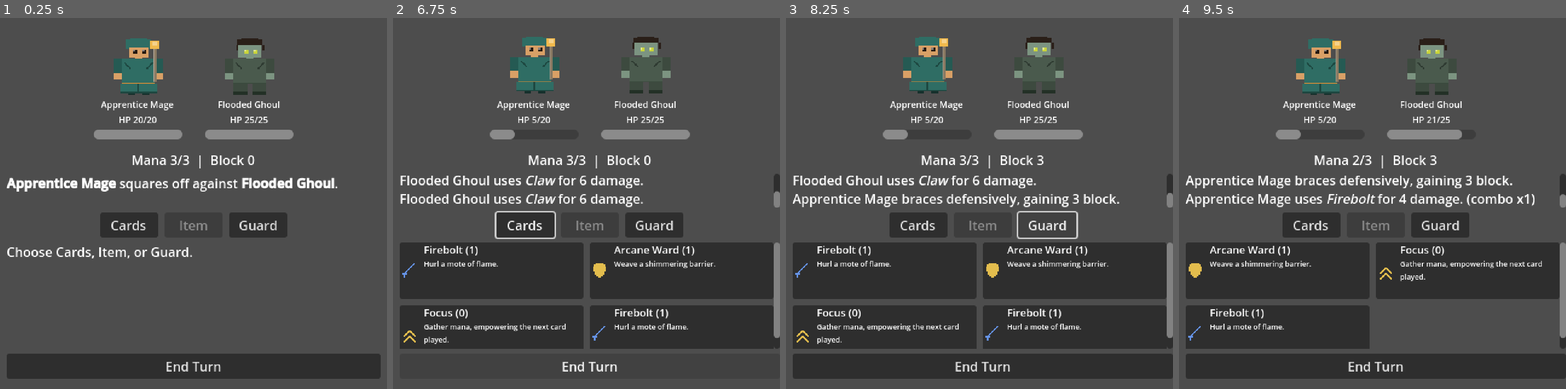
Above: before the commit, frames 1-4 (left to right).
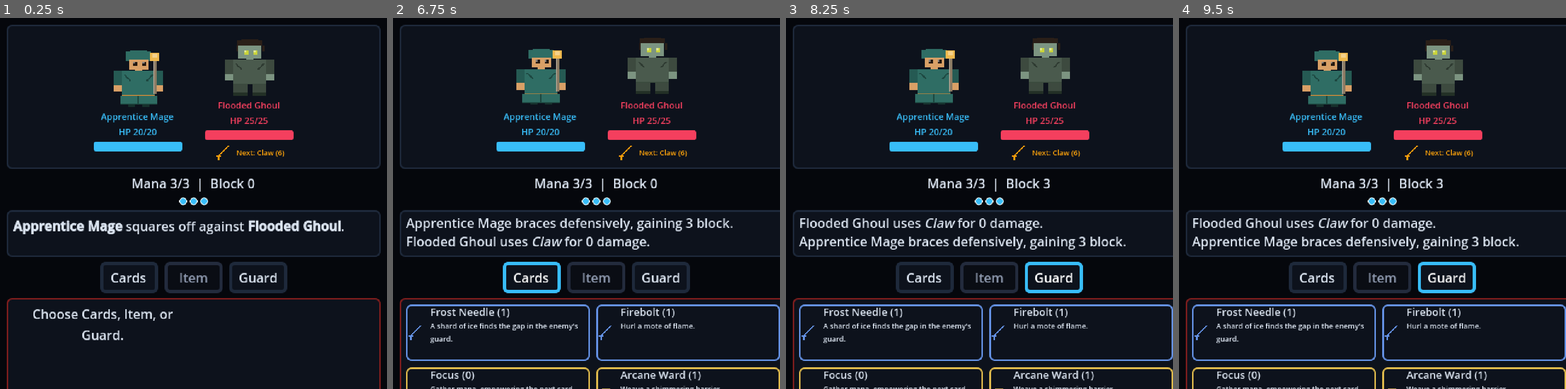
Above: after the commit, the same moments.

Repository: LupangSyS/PulseAI
Game: Godot game, scene res://scenes/combat.tscn
Two runs of this game, one before a commit and one after it. Both use one fixed random seed, a clock stepped at 60 frames per second and the inputs below. This scene is started directly instead of the project's main scene.
Inputs (mouse positions are in pixels of both pictures, inside the frame that each line leads up to):
- Up to frame 1 (0.25 s): no input
- Up to frame 2 (6.75 s): click "Cards" at 0.5 s; click "Cards" at 1.25 s; click "Guard" at 2 s; click (586, 366) at 2.75 s, where only the run before the commit has a clickable "End Turn"; tap Enter at 3.5, 6.5 s; hold Right (ui_right) 3.53-4.28 s; hold Down (ui_down) 4.28-5.03 s; tap Space at 5 s; hold Right (ui_right) 5.03-5.78 s; hold Up (ui_up) 5.78-6.53 s; hold Left (ui_left) from 6.53 s (still down)
- Up to frame 3 (8.25 s): release Left (ui_left) at 8 s; click "Guard" at 8 s
- Up to frame 4 (9.5 s): click (1275, 270) at 8.77 s

The runs differ from the first frame. In frame 1, 98% of the frame differs, in the area x 0-100%, y 0-100%; in frame 2, 97%; in frame 3, 97%; in frame 4, 97%.

Commit message:
Overhaul combat UI with a real theme, intent telegraph, and hit juice
Combat was still rendering with Godot's completely default widget theme
- flat gray buttons, no panels, no accent colors - which is why it kept
reading as unfinished despite everything else built on top of it. This
replaces that with an actual dark atmospheric theme (bordered panels
for the arena/log/tray, per-side HP bar colors, a shared Theme resource
so every dynamically-created card/item button picks it up automatically)
plus mana shown as pips and type-tinted card borders.

The substantive addition is a real intent telegraph: enemies now show
their next move (icon + name + value) a full player turn in advance
instead of attacking blind, re-rolling if a mid-boss stage transition
swaps their move list. Damage/heal/block also spawn a floating number
over the affected portrait and a brief screen-shake on hits.

Not ported: a real-time animated canvas battle scene (a different
rendering architecture, not a reskin) and new action-economy mechanics
(stagger gauge, mana-generating basic attack, flee command) - those are
game-design decisions, not visual polish, and weren't asked for.

Validated headlessly: clean import, a full player-turn card-play cycle
screenshotted under Xvfb to confirm the theme/intent/floating-number/
mana-pip rendering for real (not just structurally), a real global-rect
overflow check, and a multi-turn fight through an actual mini-boss
stage transition to confirm intent re-rolls correctly across the phase
swap.

Co-Authored-By: Claude Sonnet 5 <noreply@anthropic.com>
Claude-Session: https://claude.ai/code/session_01P5dwagSojk6u8oWg1L4kN1

Diff:
--- a/scripts/combat/combat.gd
+++ b/scripts/combat/combat.gd
@@ -64,6 +64,7 @@
 var player_hp_bar: ProgressBar
 var enemy_hp_bar: ProgressBar
 var player_stat_label: Label
+var mana_pip_row: HBoxContainer
 var log_label: RichTextLabel
 var menu_row: HBoxContainer
 var menu_cards_button: Button
@@ -73,6 +74,29 @@
 var card_grid: GridContainer
 var end_turn_button: Button
 var continue_button: Button
+var arena_row: HBoxContainer
+var enemy_intent_icon: TextureRect
+var enemy_intent_label: Label
+
+## The monster's next move, pre-rolled and displayed a full player turn in
+## advance (Slay the Spire-style intent telegraph) rather than picked blind
+## when their turn arrives - see _enemy_turn. {} means "no intent yet"
+## (battle just started) or "enemy is dead", both of which hide the display.
+var enemy_intent: Dictionary = {}
+
+## Palette for the combat scene's theme/panels/accents - see _build_theme.
+## Kept as named constants rather than inlined so the "player=cyan,
+## enemy=rose, warning=amber" color language stays consistent across the
+## HP bars, name labels, and intent readout.
+const COL_BG := Color("#05070c")
+const COL_PANEL_BG := Color("#0d121c")
+const COL_PANEL_BORDER := Color("#1e293b")
+const COL_HAZARD_BORDER := Color("#7f1d1d")
+const COL_PLAYER := Color("#38bdf8")
+const COL_ENEMY := Color("#f43f5e")
+const COL_WARNING := Color("#f59e0b")
+const COL_TEXT := Color("#dbe4f0")
+const COL_TEXT_DIM := Color("#8b96ab")
 
 var player_portrait: TextureRect
 var enemy_portrait: TextureRect
@@ -112,6 +136,13 @@
 ## left, and an unbounded hand row could run past the right edge).
 func _build_ui() -> void:
 	set_anchors_and_offsets_preset(Control.PRESET_FULL_RECT)
+	theme = _build_theme()
+
+	var backdrop := ColorRect.new()
+	backdrop.color = COL_BG
+	backdrop.set_anchors_and_offsets_preset(Control.PRESET_FULL_RECT)
+	backdrop.mouse_filter = Control.MOUSE_FILTER_IGNORE
+	add_child(backdrop)
 
 	var margin := MarginContainer.new()
 	margin.set_anchors_and_offsets_preset(Control.PRESET_FULL_RECT)
@@ -124,12 +155,17 @@
 	margin.add_child(root_box)
 
 	# --- Arena: player (left) vs. enemy (right), each with a portrait,
-	# name + HP readout, and a visual HP bar.
-	var arena_row := HBoxContainer.new()
+	# name + HP readout, and a visual HP bar. Wrapped in a dark bordered
+	# panel (the "stage") instead of sitting bare on the background.
+	var arena_panel := PanelContainer.new()
+	arena_panel.add_theme_stylebox_override("panel", _panel_style(COL_PANEL_BORDER))
+	root_box.add_child(arena_panel)
+
+	arena_row = HBoxContainer.new()
 	arena_row.alignment = BoxContainer.ALIGNMENT_CENTER
 	arena_row.add_theme_constant_override("separation", 28)
 	arena_row.custom_minimum_size = Vector2(0, 150)
-	root_box.add_child(arena_row)
+	arena_panel.add_child(arena_row)
 
 	var player_panel := VBoxContainer.new()
 	player_panel.alignment = BoxContainer.ALIGNMENT_CENTER
@@ -137,8 +173,9 @@
 	player_portrait = _make_portrait()
 	player_panel.add_child(player_portrait)
 	player_name_label = _make_centered_label(11)
+	player_name_label.add_theme_color_override("font_color", COL_PLAYER)
 	player_panel.add_child(player_name_label)
-	player_hp_bar = _make_hp_bar()
+	player_hp_bar = _make_hp_bar(COL_PLAYER)
 	player_panel.add_child(player_hp_bar)
 
 	var enemy_panel := VBoxContainer.new()
@@ -147,20 +184,53 @@
 	enemy_portrait = _make_portrait()
 	enemy_panel.add_child(enemy_portrait)
 	enemy_name_label = _make_centered_label(11)
+	enemy_name_label.add_theme_color_override("font_color", COL_ENEMY)
 	enemy_panel.add_child(enemy_name_label)
-	enemy_hp_bar = _make_hp_bar()
+	enemy_hp_bar = _make_hp_bar(COL_ENEMY)
 	enemy_panel.add_child(enemy_hp_bar)
 
-	# --- Compact resource/block readout beneath the arena.
+	# --- Intent telegraph: what the enemy is about to do, visible for the
+	# whole player turn so a hit can actually be planned around instead of
+	# just reacted to after the fact - see enemy_intent's doc comment.
+	var intent_row := HBoxContainer.new()
+	intent_row.alignment = BoxContainer.ALIGNMENT_CENTER
+	intent_row.add_theme_constant_override("separation", 4)
+	enemy_panel.add_child(intent_row)
+
+	enemy_intent_icon = TextureRect.new()
+	enemy_intent_icon.custom_minimum_size = Vector2(14, 14)
+	enemy_intent_icon.stretch_mode = TextureRect.STRETCH_KEEP_ASPECT_CENTERED
+	enemy_intent_icon.texture_filter = CanvasItem.TEXTURE_FILTER_NEAREST
+	enemy_intent_icon.modulate = COL_WARNING
+	intent_row.add_child(enemy_intent_icon)
+
+	enemy_intent_label = Label.new()
+	enemy_intent_label.add_theme_font_size_override("font_size", 9)
+	enemy_intent_label.add_theme_color_override("font_color", COL_WARNING)
+	intent_row.add_child(enemy_intent_label)
+
+	# --- Compact resource/block readout beneath the arena, plus mana shown
+	# as pips (filled = available) for an at-a-glance read alongside the
+	# exact numbers in the text.
 	player_stat_label = _make_centered_label()
 	root_box.add_child(player_stat_label)
 
+	mana_pip_row = HBoxContainer.new()
+	mana_pip_row.alignment = BoxContainer.ALIGNMENT_CENTER
+	mana_pip_row.add_theme_constant_override("separation", 3)
+	root_box.add_child(mana_pip_row)
+
 	# --- Battle log: fixed height, does not expand.
+	var log_panel := PanelContainer.new()
+	log_panel.add_theme_stylebox_override("panel", _panel_style(COL_PANEL_BORDER))
+	root_box.add_child(log_panel)
+
 	log_label = RichTextLabel.new()
 	log_label.custom_minimum_size = Vector2(0, 42)
 	log_label.bbcode_enabled = true
 	log_label.scroll_following = true
-	root_box.add_child(log_label)
+	log_label.add_theme_color_override("default_color", COL_TEXT)
+	log_panel.add_child(log_label)
 
 	# --- Action menu: Cards / Item / Guard (FF/Pokemon-style turn input).
 	menu_row = HBoxContainer.new()
@@ -189,11 +259,16 @@
 	# --- Card/item tray: a fixed-size scroll area holding a 2-column grid,
 	# so entries wrap to a new row instead of running off the right edge,
 	# and any overflow (more rows than fit) scrolls instead of pushing
-	# End Turn off-screen.
+	# End Turn off-screen. Wrapped in a hazard-bordered panel (the action
+	# zone) to distinguish it from the arena/log's neutral panels.
+	var tray_panel := PanelContainer.new()
+	tray_panel.add_theme_stylebox_override("panel", _panel_style(COL_HAZARD_BORDER))
+	root_box.add_child(tray_panel)
+
 	card_scroll = ScrollContainer.new()
 	card_scroll.custom_minimum_size = Vector2(0, 132)
 	card_scroll.horizontal_scroll_mode = ScrollContainer.SCROLL_MODE_DISABLED
-	root_box.add_child(card_scroll)
+	tray_panel.add_child(card_scroll)
 
 	card_grid = GridContainer.new()
 	card_grid.columns = 2
@@ -212,6 +287,47 @@
 	continue_button.visible = false
 	continue_button.pressed.connect(_on_continue_pressed)
 	root_box.add_child(continue_button)
+
+## Builds the dark, bordered "combat terminal" look shared by every panel
+## and button in this scene from one place, so a future palette tweak is a
+## one-function edit instead of hunting down N inline StyleBoxFlats. Applied
+## as this Control's own `theme` (see _build_ui), so every child Button/
+## Label/PanelContainer picks it up automatically, including ones created
+## later by _make_tray_button for cards/items.
+func _build_theme() -> Theme:
+	var t := Theme.new()
+
+	t.set_stylebox("panel", "PanelContainer", _panel_style(COL_PANEL_BORDER))
+
+	var btn_normal := _panel_style(COL_PANEL_BORDER, 4)
+	var btn_hover := _panel_style(COL_PLAYER, 4)
+	var btn_pressed := _panel_style(COL_PLAYER, 4)
+	btn_pressed.bg_color = Color("#182335")
+	var btn_disabled := _panel_style(Color("#232b3d"), 4)
+	btn_disabled.bg_color = Color("#0a0d14")
+
+	t.set_stylebox("normal", "Button", btn_normal)
+	t.set_stylebox("hover", "Button", btn_hover)
+	t.set_stylebox("pressed", "Button", btn_pressed)
+	t.set_stylebox("focus", "Button", btn_hover)
+	t.set_stylebox("disabled", "Button", btn_disabled)
+	t.set_color("font_color", "Button", COL_TEXT)
+	t.set_color("font_hover_color", "Button", Color.WHITE)
+	t.set_color("font_disabled_color", "Button", COL_TEXT_DIM)
+
+	t.set_color("font_color", "Label", COL_TEXT)
+	t.set_color("font_color", "RichTextLabel", COL_TEXT)
+
+	return t
+
+func _panel_style(border: Color, border_width: int = 2) -> StyleBoxFlat:
+	var style := StyleBoxFlat.new()
+	style.bg_color = COL_PANEL_BG
+	style.border_color = border
+	style.set_border_width_all(border_width)
+	style.set_corner_radius_all(6)
+	style.set_content_margin_all(8)
+	return style
 
 func _make_portrait() -> TextureRect:
 	var rect := TextureRect.new()
@@ -229,12 +345,25 @@
 		label.add_theme_font_size_override("font_size", font_size)
 	return label
 
-func _make_hp_bar() -> ProgressBar:
+func _make_hp_bar(fill_color: Color) -> ProgressBar:
 	var bar := ProgressBar.new()
 	bar.custom_minimum_size = Vector2(110, 12)
 	bar.min_value = 0
 	bar.show_percentage = false
 	bar.size_flags_horizontal = Control.SIZE_SHRINK_CENTER
+
+	var bg := StyleBoxFlat.new()
+	bg.bg_color = Color("#0a0d14")
+	bg.border_color = COL_PANEL_BORDER
+	bg.set_border_width_all(1)
+	bg.set_corner_radius_all(3)
+	bar.add_theme_stylebox_override("background", bg)
+
+	var fill := StyleBoxFlat.new()
+	fill.bg_color = fill_color
+	fill.set_corner_radius_all(3)
+	bar.add_theme_stylebox_override("fill", fill)
+
 	return bar
 
 ## A tray entry (hand card or item): a Button used purely as the click
@@ -258,6 +387,21 @@
 	btn.custom_minimum_size = Vector2(228, 70)
 	btn.disabled = is_disabled
 
+	# Border tinted per card type (icon_tint is already TYPE_TINT-derived -
+	# see the icon block below) so a card's type reads at a glance, the
+	# same idea as the icon tinting, applied to the frame around it too.
+	if icon_tint != Color.WHITE:
+		var border := _panel_style(icon_tint, 2)
+		border.bg_color = COL_PANEL_BG
+		btn.add_theme_stylebox_override("normal", border)
+		var border_disabled := border.duplicate()
+		border_disabled.bg_color = Color("#0a0d14")
+		border_disabled.border_color = icon_tint.darkened(0.5)
+		btn.add_theme_stylebox_override("disabled", border_disabled)
+		var border_hover := border.duplicate()
+		border_hover.bg_color = Color("#182335")
+		btn.add_theme_stylebox_override("hover", border_hover)
+
 	var hb := HBoxContainer.new()
 	hb.mouse_filter = Control.MOUSE_FILTER_IGNORE
 	hb.set_anchors_and_offsets_preset(Control.PRESET_FULL_RECT)
@@ -333,6 +477,7 @@
 	combo_count = 0
 	menu_state = "main"
 	continue_button.visible = false
+	enemy_intent = _pick_weighted_move(enemies[0].moves) if not enemies[0].moves.is_empty() else {}
 
 	_log("[b]%s[/b] squares off against [b]%s[/b]." % [player.display_name, enemies[0].display_name])
 	_draw_cards(STARTING_HAND_SIZE)
@@ -466,6 +611,8 @@
 			var total: int = int(round(value * multiplier))
 			target.take_damage(total)
 			_log("%s uses [i]%s[/i] for %d damage. (combo x%d)" % [player.display_name, card.display_name, total, combo_count])
+			_spawn_floating_number(enemy_portrait, "-%d" % total, COL_ENEMY)
+			_screen_shake()
 		"aoe_damage":
 			var total: int = int(round(value * multiplier))
 			var hit_count := 0
@@ -474,6 +621,8 @@
 					e.take_damage(total)
 					hit_count += 1
 			_log("%s unleashes [i]%s[/i] for %d damage to %d foe(s). (combo x%d)" % [player.display_name, card.display_name, total, hit_count, combo_count])
+			_spawn_floating_number(enemy_portrait, "-%d" % total, COL_ENEMY)
+			_screen_shake()
 		"dot":
 			var target := _first_alive_enemy()
 			if target == null:
@@ -481,6 +630,7 @@
 			var stacks: int = int(round(value * multiplier))
 			target.apply_dot(stacks)
 			_log("%s brands the enemy with [i]%s[/i], a lingering power now dealing %d damage a turn. (combo x%d)" % [player.display_name, card.display_name, target.dot_stacks, combo_count])
+			_spawn_floating_number(enemy_portrait, "+%d dot" % stacks, COL_WARNING)
 		"execute":
 			var target := _first_alive_enemy()
 			if target == null:
@@ -495,13 +645,17 @@
 				_log("%s unleashes [i]%s[/i] on the weakened foe for %d devastating damage! (combo x%d)" % [player.display_name, card.display_name, total, combo_count])
 			else:
 				_log("%s unleashes [i]%s[/i] for %d damage. (combo x%d)" % [player.display_name, card.display_name, total, combo_count])
+			_spawn_floating_number(enemy_portrait, "-%d" % total, Color("#facc15") if executed else COL_ENEMY)
+			_screen_shake()
 		"heal":
 			var total: int = int(round(value * multiplier))
 			player.heal(total)
 			_log("%s channels [i]%s[/i], healing %d." % [player.display_name, card.display_name, total])
+			_spawn_floating_number(player_portrait, "+%d" % total, Color("#4ade80"))
 		"block":
 			player.add_block(value)
 			_log("%s raises [i]%s[/i], gaining %d block." % [player.display_name, card.display_name, value])
+			_spawn_floating_number(player_portrait, "+%d block" % value, COL_PLAYER)
 		"empower_next":
 			player.pending_empower = value
 			_log("%s focuses with [i]%s[/i], empowering the next card by %d." % [player.display_name, card.display_name, value])
@@ -532,10 +686,23 @@
 			if not e.is_alive():
 				_log("[color=gold]%s succumbs to the lingering damage.[/color]" % e.display_name)
 				continue
+		var stages_before: int = e.stages.size()
 		_check_stage_transitions(e)
 		if not e.is_alive():
 			continue
-		_resolve_monster_turn(e)
+		# A stage transition swaps the active move list (see
+		# _check_stage_transitions), which can make the already-telegraphed
+		# intent stale - re-roll from the new list rather than resolve a
+		# move that phase may not even have. Also covers turn 1, where
+		# enemy_intent was pre-rolled in _start_battle from a possibly-
+		# different (base) move list if a stage already triggered above.
+		if enemy_intent.is_empty() or e.stages.size() != stages_before:
+			enemy_intent = _pick_weighted_move(e.moves)
+		_apply_monster_move(e, enemy_intent)
+		# Telegraph what's coming next turn immediately, so it's visible
+		# for the player's entire upcoming turn rather than appearing only
+		# once their turn starts.
+		enemy_intent = _pick_weighted_move(e.moves) if not e.moves.is_empty() else {}
 	if not player.is_alive():
 		_log("[color=red]%s is dragged beneath the flood. Defeat.[/color]" % player.display_name)
 
@@ -561,11 +728,6 @@
 			transition_text = "%s enters a new phase!" % e.display_name
 		_log("[color=orange]%s[/color]" % transition_text)
 
-func _resolve_monster_turn(e: Combatant) -> void:
-	if e.moves.is_empty():
-		return
-	var move: Dictionary = _pick_weighted_move(e.moves)
-	_apply_monster_move(e, move)
 
 func _pick_weighted_move(moves: Array) -> Dictionary:
 	var total_weight: float = 0.0
@@ -591,9 +753,12 @@
 		"damage":
 			var dealt: int = player.take_damage(value)
 			_log("%s uses [i]%s[/i] for %d damage." % [e.display_name, move_name, dealt])
+			_spawn_floating_number(player_portrait, "-%d" % dealt, COL_ENEMY)
+			_screen_shake()
 		"dot":
 			player.apply_dot(value)
 			_log("%s uses [i]%s[/i], a lingering harm now dealing %d damage a turn." % [e.display_name, move_name, player.dot_stacks])
+			_spawn_floating_number(player_portrait, "+%d dot" % value, COL_WARNING)
 		"execute":
 			var total: int = value
 			var executed := false
@@ -605,12 +770,16 @@
 				_log("[color=red]%s uses [i]%s[/i] on you, weakened, for %d devastating damage![/color]" % [e.display_name, move_name, dealt])
 			else:
 				_log("%s uses [i]%s[/i] for %d damage." % [e.display_name, move_name, dealt])
+			_spawn_floating_number(player_portrait, "-%d" % dealt, Color("#facc15") if executed else COL_ENEMY)
+			_screen_shake()
 		"heal":
 			e.heal(value)
 			_log("%s uses [i]%s[/i], recovering %d HP." % [e.display_name, move_name, value])
+			_spawn_floating_number(enemy_portrait, "+%d" % value, Color("#4ade80"))
 		"block":
 			e.add_block(value)
 			_log("%s uses [i]%s[/i], gaining %d block." % [e.display_name, move_name, value])
+			_spawn_floating_number(enemy_portrait, "+%d block" % value, COL_ENEMY)
 		"empower_next":
 			e.pending_empower = value
 			_log("%s uses [i]%s[/i], readying a stronger blow." % [e.display_name, move_name])
@@ -631,6 +800,63 @@
 	menu_state = "main"
 	_draw_cards(STARTING_HAND_SIZE - hand.size())
 
+## Resource shown as filled/empty pips alongside the exact text in
+## player_stat_label, an at-a-glance read the same way the mockup's mana
+## crystals work. Capped so a high-max_resource class late-game doesn't
+## turn this into a wall of dots - the text above always has the real
+## number regardless.
+const MAX_DISPLAYED_PIPS := 12
+
+func _refresh_mana_pips() -> void:
+	for child in mana_pip_row.get_children():
+		mana_pip_row.remove_child(child)
+		child.queue_free()
+	if player.max_resource <= 0 or player.max_resource > MAX_DISPLAYED_PIPS:
+		return
+	for i in player.max_resource:
+		var pip := PanelContainer.new()
+		pip.custom_minimum_size = Vector2(10, 10)
+		var style := StyleBoxFlat.new()
+		style.set_corner_radius_all(5)
+		if i < player.resource:
+			style.bg_color = COL_PLAYER
+			style.border_color = Color.WHITE
+		else:
+			style.bg_color = Color("#0a0d14")
+			style.border_color = COL_PANEL_BORDER
+		style.set_border_width_all(1)
+		pip.add_theme_stylebox_override("panel", style)
+		mana_pip_row.add_child(pip)
+
+## Icon reused from the same effect-icon set cards use (tools/gen_card_icons.py)
+## so "what kind of threat is this" reads the same visual language as "what
+## kind of card is this" - no separate icon set to maintain.
+const INTENT_ICON_EFFECTS := ["damage", "heal", "block", "empower_next", "dot", "aoe_damage", "execute"]
+
+func _refresh_intent_display(enemy: Combatant) -> void:
+	if enemy == null or not enemy.is_alive() or enemy_intent.is_empty():
+		enemy_intent_icon.visible = false
+		enemy_intent_label.visible = false
+		return
+
+	var effect: String = enemy_intent.get("effect", "damage")
+	var move_name: String = enemy_intent.get("name", "???")
+	var value: int = int(enemy_intent.get("value", 0))
+
+	enemy_intent_label.visible = true
+	if effect in ["damage", "dot", "execute"]:
+		enemy_intent_label.text = "Next: %s (%d)" % [move_name, value]
+	else:
+		enemy_intent_label.text = "Next: %s" % move_name
+
+	enemy_intent_icon.visible = effect in INTENT_ICON_EFFECTS
+	if enemy_intent_icon.visible:
+		var icon_path := "res://assets/icons/effect_%s.png" % effect
+		if ResourceLoader.exists(icon_path):
+			enemy_intent_icon.texture = load(icon_path)
+		else:
+			enemy_intent_icon.visible = false
+
 func _refresh_ui() -> void:
 	player_name_label.text = "%s\nHP %d/%d" % [player.display_name, player.hp, player.max_hp]
 	player_hp_bar.max_value = player.max_hp
@@ -638,6 +864,7 @@
 	player_stat_label.text = "%s %d/%d  |  Block %d" % [
 		player.resource_name, player.resource, player.max_resource, player.block,
 	]
+	_refresh_mana_pips()
 
 	var enemy: Combatant = enemies[0] if enemies.size() > 0 else null
 	if enemy != null:
@@ -645,6 +872,7 @@
 		enemy_name_label.text = "%s\n%s" % [enemy.display_name, status_text]
 		enemy_hp_bar.max_value = enemy.max_hp
 		enemy_hp_bar.value = enemy.hp
+	_refresh_intent_display(enemy)
 
 	var battle_over: bool = not player.is_alive() or _all_enemies_dead()
 
@@ -721,3 +949,42 @@
 
 func _log(message: String) -> void:
 	log_label.append_text(message + "\n")
+
+## Rises and fades over `anchor` (a portrait) for ~0.8s, then frees itself -
+## the per-hit "juice" a plain HP-bar-tick alone doesn't give. Uses
+## global_position rather than the local `position` math the anchor's own
+## parent chain would require, since the label is added as this Control's
+## own direct child (arena_row nests portraits several levels deep, and
+## global_position sidesteps having to account for that depth by hand).
+func _spawn_floating_number(anchor: Control, text: String, color: Color) -> void:
+	if anchor == null:
+		return
+	var label := Label.new()
+	label.text = text
+	label.add_theme_font_size_override("font_size", 16)
+	label.add_theme_color_override("font_color", color)
+	label.add_theme_color_override("font_outline_color", Color.BLACK)
+	label.add_theme_constant_override("outline_size", 4)
+	label.mouse_filter = Control.MOUSE_FILTER_IGNORE
+	label.z_index = 100
+	add_child(label)
+	label.global_position = anchor.get_global_rect().get_center() + Vector2(-18, -50)
+
+	var tween := create_tween()
+	tween.tween_property(label, "global_position:y", label.global_position.y - 34, 0.8).set_trans(Tween.TRANS_CUBIC).set_ease(Tween.EASE_OUT)
+	tween.parallel().tween_property(label, "modulate:a", 0.0, 0.8).set_delay(0.25)
+	tween.tween_callback(label.queue_free)
+
+## A brief jitter on the arena panel (the "stage") when a hit lands, same
+## idea as the mockup's screen-shake - cheap, and it's the single biggest
+## "does this attack actually feel like it landed" cue a static HP bar tick
+## can't give on its own.
+func _screen_shake() -> void:
+	if arena_row == null:
+		return
+	var original_pos: Vector2 = arena_row.position
+	var tween := create_tween()
+	for i in 4:
+		var offset := Vector2(randf_range(-4.0, 4.0), randf_range(-3.0, 3.0))
+		tween.tween_property(arena_row, "position", original_pos + offset, 0.035)
+	tween.tween_property(arena_row, "position", original_pos, 0.035)
Not shown, changed: GDD.md
Not shown, changed: README.md
